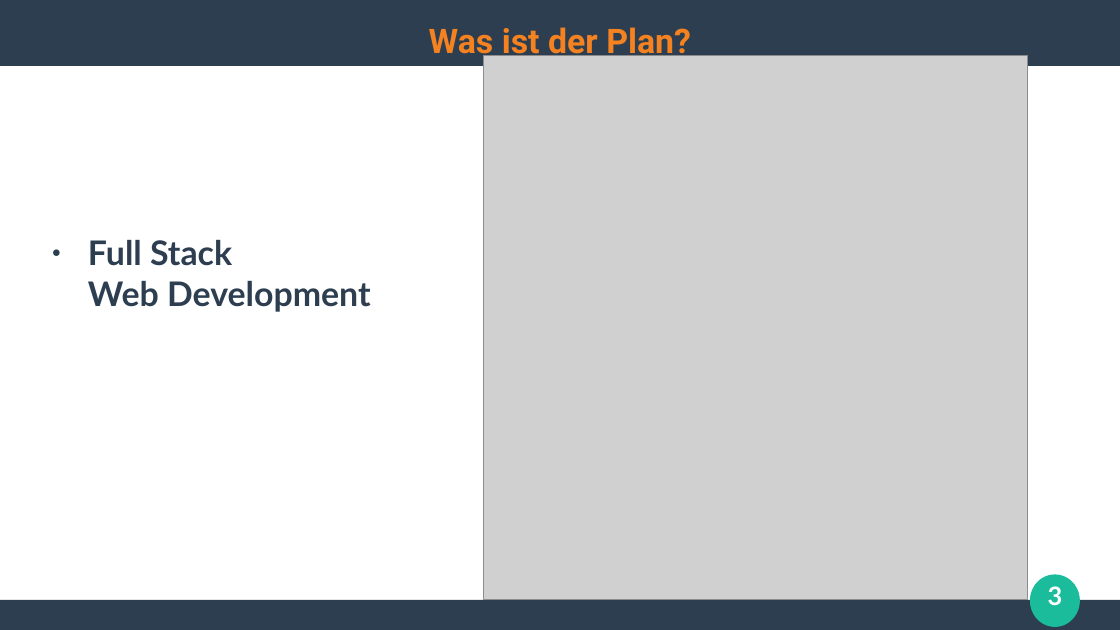
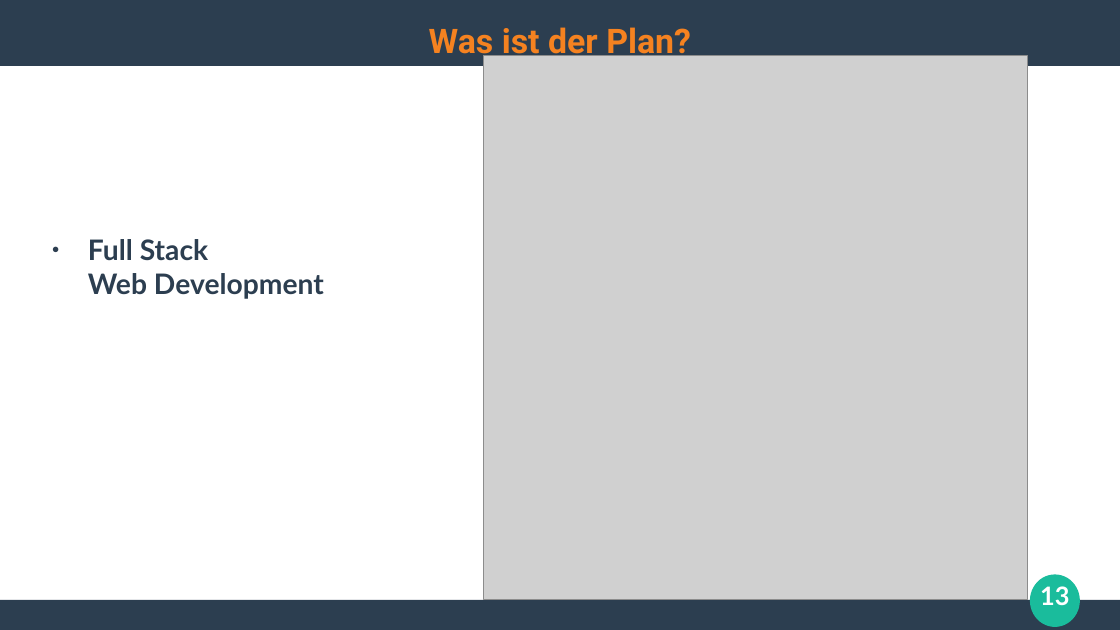
Before and after one commit to ghandmann/HS-AlbSig-WebAnwendungen2, a slide deck: slide 13 of Kapitel/00_Begruessung.odp (slide 3 before the commit). Drawn at 1120x630 pixels with LibreOffice and Linux fonts; fonts in the diff are those of the drawing; grey boxes stand for pictures. Boxes give left, top, right and bottom in pixels: in the first picture for what was removed or moved away, otherwise in the second. Text is boxed around its words. In the diff, an @@ line names an element or a change of style, - is before the commit and + after.

```diff
--- a/Kapitel/00_Begruessung.odp
+++ b/Kapitel/00_Begruessung.odp
@@ text "Full Stack Web Development" at (x1=88, y1=239, x2=324, y2=299): size 24 to 20 pt @@
@@ page number at (x1=1040, y1=586, x2=1069, y2=605): text changed @@
-3
+13
```
Also in this commit, not shown: 4 other slides changed, 8 slides added, 2 slides removed.
